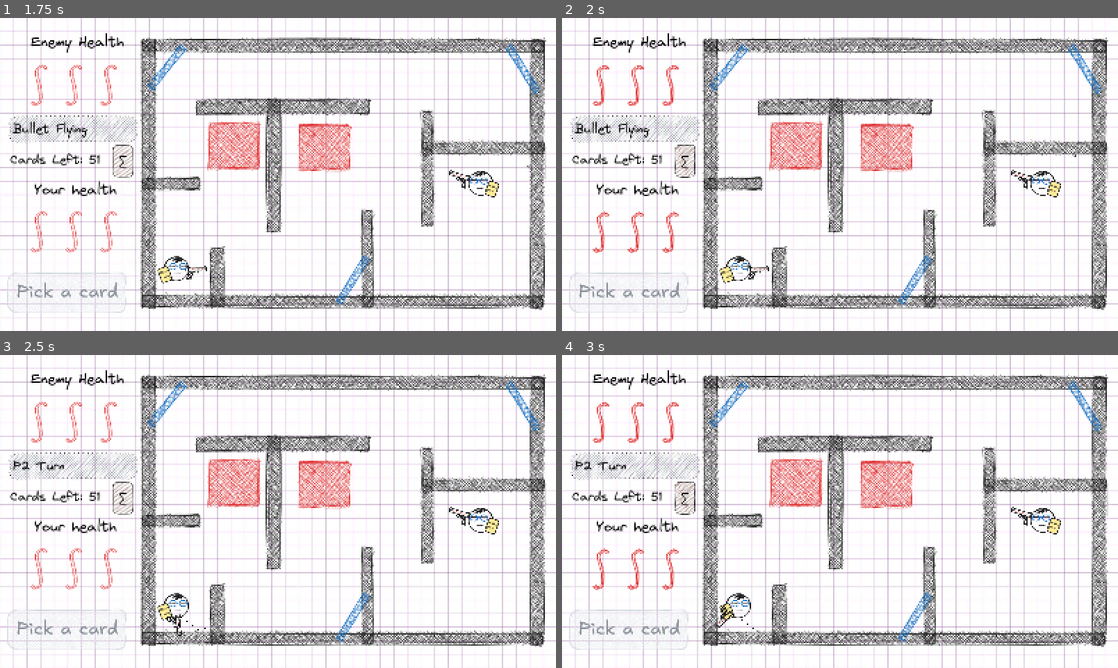
Above: before the commit, frames 1-4 (two rows, left to right).
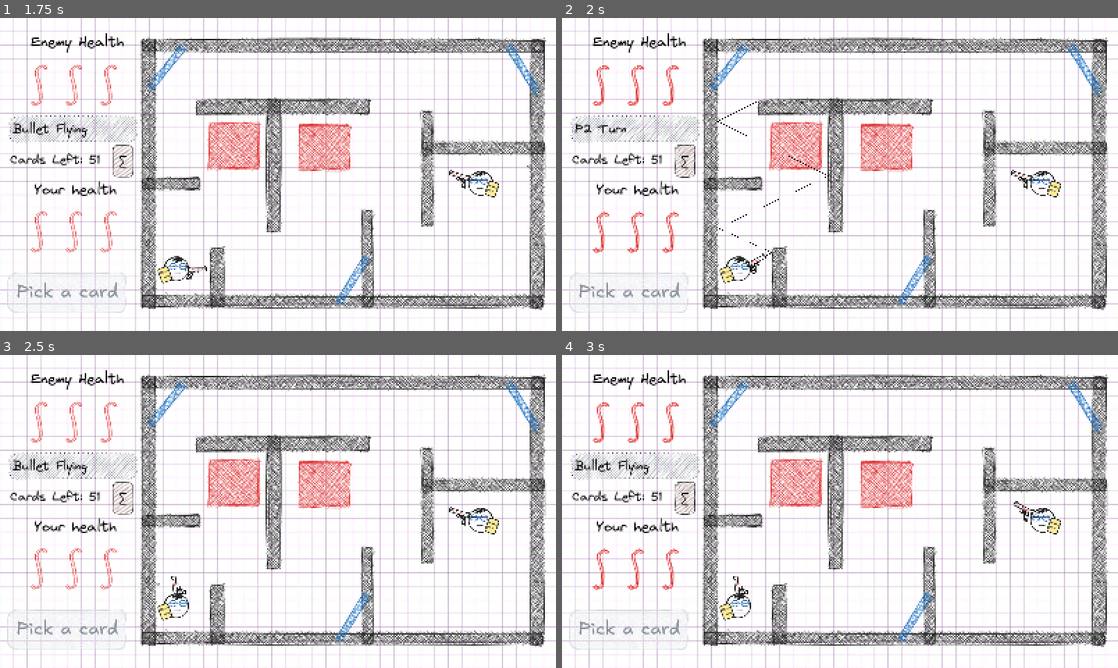
Above: after the commit, the same moments.

Repository: RebellionDevs/100P
Game: Godot game, scene res://scenes/main_menu.tscn
Same seed, same stepped clock (60 frames per second), same inputs: the game is played once before the commit and once after it.
Inputs (mouse positions are in pixels of both pictures, inside the frame that each line leads up to):
- Up to frame 1 (1.75 s): click (111, 74) at 0.5 s; tap Enter at 1.25 s; move the mouse to (400, 158) at 1.27 s; click (400, 158) at 1.42 s
- Up to frame 2 (2 s): no input
- Up to frame 3 (2.5 s): move the mouse to (166, 527) at 2.02 s; click (166, 527) at 2.17 s
- Up to frame 4 (3 s): move the mouse to (895, 442) at 2.77 s; click (895, 442) at 2.92 s

Frame 1 is identical in both runs. In frame 2, 0.5% of the frame differs, in the area x 2-93%, y 26-84%; in frame 3, 0.4%; in frame 4, 0.5%, in the area x 2-85%, y 32-88%.

Commit message:
Fix local PvP turns and player two shooting
Co-authored-by: Copilot <223556219+Copilot@users.noreply.github.com>

Diff:
--- a/scenes/player_1.tscn
+++ b/scenes/player_1.tscn
@@ -8,7 +8,7 @@
 [sub_resource type="CircleShape2D" id="CircleShape2D_hh6ca"]
 radius = 1.0
 
-[node name="Player" type="StaticBody2D" unique_id=248845660 groups=["player_1"]]
+[node name="Player" type="StaticBody2D" unique_id=248845660 groups=["player", "player_1"]]
 script = ExtResource("1_3vyb7")
 bullet_scene = ExtResource("2_g2els")
 
--- a/scenes/player_2.tscn
+++ b/scenes/player_2.tscn
@@ -1,14 +1,16 @@
 [gd_scene format=3 uid="uid://rub37kwk3kt6"]
 
 [ext_resource type="Script" uid="uid://c1s7o2p43v2vj" path="res://scripts/player_2.gd" id="1_yjax8"]
+[ext_resource type="PackedScene" uid="uid://dtclgpudk4ih3" path="res://scenes/bullet.tscn" id="2_g2els"]
 [ext_resource type="Texture2D" uid="uid://b6rhxo6reea7" path="res://assets/sprites/player_skin_1.png" id="3_v7tvf"]
 [ext_resource type="Texture2D" uid="uid://c5a0g4wekbj2w" path="res://assets/sprites/pistol.png" id="4_povjg"]
 
 [sub_resource type="CircleShape2D" id="CircleShape2D_hh6ca"]
 radius = 1.0
 
-[node name="Player" type="StaticBody2D" unique_id=248845660 groups=["player"]]
+[node name="Player" type="StaticBody2D" unique_id=248845660 groups=["player", "player_2"]]
 script = ExtResource("1_yjax8")
+bullet_scene = ExtResource("2_g2els")
 
 [node name="Sprite2D" type="Sprite2D" parent="." unique_id=2146723943]
 position = Vector2(-0.1870799, 0.06235981)
--- a/scripts/game_manager.gd
+++ b/scripts/game_manager.gd
@@ -89,27 +89,21 @@
 	hand.clear()
 
 func on_bullet_hit_function_wall(bullet: Node2D, collision_pos: Vector2) -> void:
-	if active_player == 1:
-		p1_active_bullet = bullet
-		current_state = State.WAITING_FOR_CARD_P1
-	else:
-		p2_active_bullet = bullet
-		current_state = State.WAITING_FOR_CARD_P2
+	if bullet == p1_active_bullet:
+		p1_active_bullet = null
+	elif bullet == p2_active_bullet:
+		p2_active_bullet = null
+
+	if is_instance_valid(bullet):
+		bullet.queue_free()
+
+	advance_turn_order()
 
 func on_bullet_destroyed() -> void:
 	advance_turn_order()
 
 func advance_turn_order() -> void:
 	if current_state == State.GAME_OVER:
-		return
-
-	if p1_active_bullet != null:
-		current_state = State.WAITING_FOR_CARD_P1
-		active_player = 1
-		return
-	if p2_active_bullet != null:
-		current_state = State.WAITING_FOR_CARD_P2
-		active_player = 2
 		return
 
 	if active_player == 1:
--- a/scripts/player.gd
+++ b/scripts/player.gd
@@ -230,10 +230,11 @@
 	GameManager.has_frozen_bullet = false
 
 	var bullet = bullet_scene.instantiate() as CharacterBody2D
+	if not bullet:
+		return
+
 	bullet.add_to_group("player_bullet")
 	bullet.add_to_group("bullet")
-	if not bullet:
-		return
 
 	bullet.global_position = muzzle.global_position
 	bullet.setup_path(current_path, shoot_speed, false, false)
--- a/scripts/player_2.gd
+++ b/scripts/player_2.gd
@@ -24,9 +24,25 @@
 		trajectory_line.clear_points()
 		return
 
+	if not is_mouse_in_bounds():
+		trajectory_line.clear_points()
+		return
+
 	var mouse_pos = get_global_mouse_position()
-	gun_pivot.rotation = (mouse_pos - global_position).angle() + PI
+	gun_pivot.rotation = (mouse_pos - global_position).angle()
 	update_normal_trajectory()
+
+func is_mouse_in_bounds() -> bool:
+	var space_state = get_world_2d().direct_space_state
+	var point_query = PhysicsPointQueryParameters2D.new()
+	point_query.position = get_global_mouse_position()
+	point_query.collide_with_areas = true
+
+	for result in space_state.intersect_point(point_query):
+		var collider = result.collider
+		if collider and collider.is_in_group("level_bounds"):
+			return true
+	return false
 
 func update_normal_trajectory() -> void:
 	var space_state = get_world_2d().direct_space_state
@@ -81,13 +97,17 @@
 		return
 
 	if event is InputEventMouseButton and event.pressed and event.button_index == MOUSE_BUTTON_LEFT:
-		shoot()
+		if is_mouse_in_bounds():
+			shoot()
 
 func shoot() -> void:
-	if not bullet_scene:
+	if not bullet_scene or not can_shoot():
 		return
 
 	var bullet = bullet_scene.instantiate() as CharacterBody2D
+	if not bullet:
+		return
+
 	bullet.add_to_group("player_2_bullet")
 	bullet.add_to_group("bullet")
 
